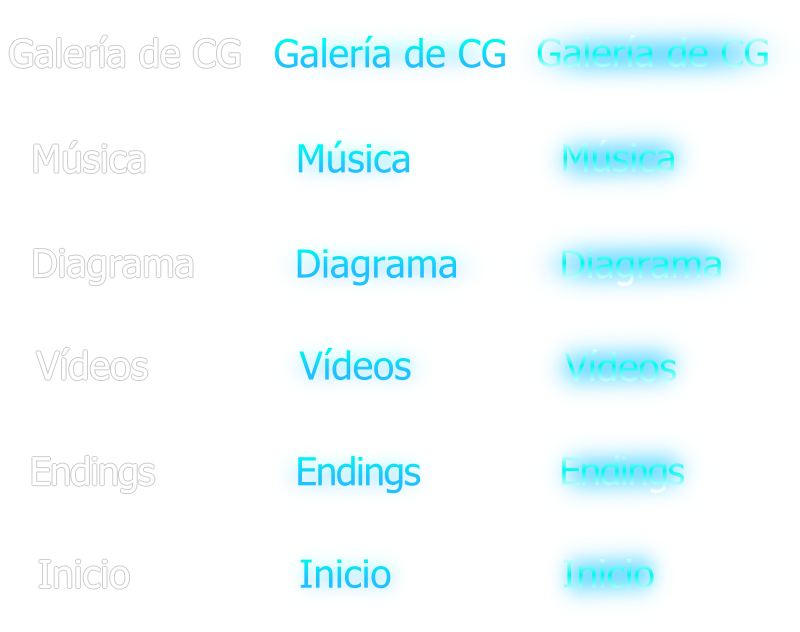
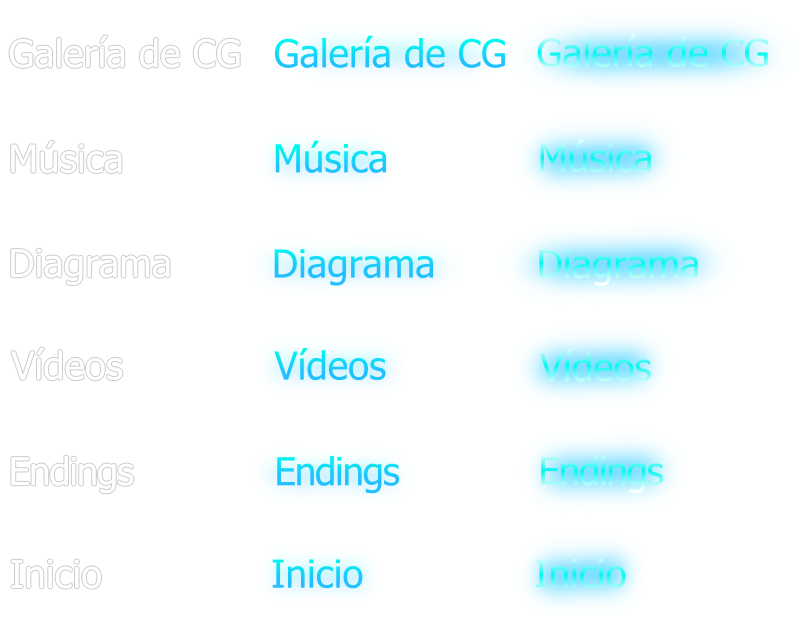
Layered file, before and after one edit (w=800, h=632). Changes by layer:
painted on "Gradient" (1st of 12, in "Inicio" › "Copia de Glow" › "Group 2") over [125, 333, 703, 614]
painted on "Glow" (1st of 20, in "Inicio" › "Copia de Glow") over [520, 536, 673, 614]
painted on "Gradient" (2nd of 12, in "Inicio" › "Hover") over [10, 270, 639, 614]
painted on "Gradient" (3rd of 12, in "Lista de Endings" › "Hover") over [10, 227, 639, 509]
painted on "Glow" (5th of 20, in "Lista de Endings" › "Hover") over [255, 448, 430, 501]
painted on "Gradient" (4th of 12, in "Lista de Endings" › "Copia de Glow" › "Group 2") over [125, 269, 756, 509]
painted on "Glow" (6th of 20, in "Lista de Endings" › "Copia de Glow") over [523, 397, 703, 509]
painted on "Gradient" (5th of 12, in "Vídeos" › "Copia de Glow" › "Group 2") over [125, 120, 756, 397]
painted on "Glow" (7th of 20, in "Vídeos" › "Copia de Glow") over [445, 269, 756, 461]
painted on "Gradient" (6th of 12, in "Vídeos" › "Hover") over [10, 122, 639, 462]
painted on "Glow" (9th of 20, in "Vídeos" › "Hover") over [258, 340, 429, 462]
painted on "Gradient" (7th of 12, in "Diagrama" › "Hover") over [10, 122, 639, 334]
painted on "Glow" (11th of 20, in "Diagrama" › "Hover") over [191, 241, 511, 292]
painted on "Gradient" (8th of 12, in "Diagrama" › "Copia de Glow" › "Group 2") over [125, 120, 756, 333]
painted on "Glow" (12th of 20, in "Diagrama" › "Copia de Glow") over [445, 226, 756, 333]
painted on "Gradient" (9th of 12, in "Reproductor de Musica" › "Hover") over [10, 122, 639, 197]
painted on "Glow" (14th of 20, in "Reproductor de Musica" › "Hover") over [260, 134, 415, 187]
painted on "Gradient" (10th of 12, in "Reproductor de Musica" › "Glow" › "Group 2") over [125, 120, 700, 197]
painted on "Glow" (16th of 20, in "Reproductor de Musica" › "Glow") over [517, 120, 700, 197]
painted on "Gradient" (11th of 12, in "Galería de CG" › "Hover") over [48, 122, 639, 142]
…and 2 more changes (2 painted)
